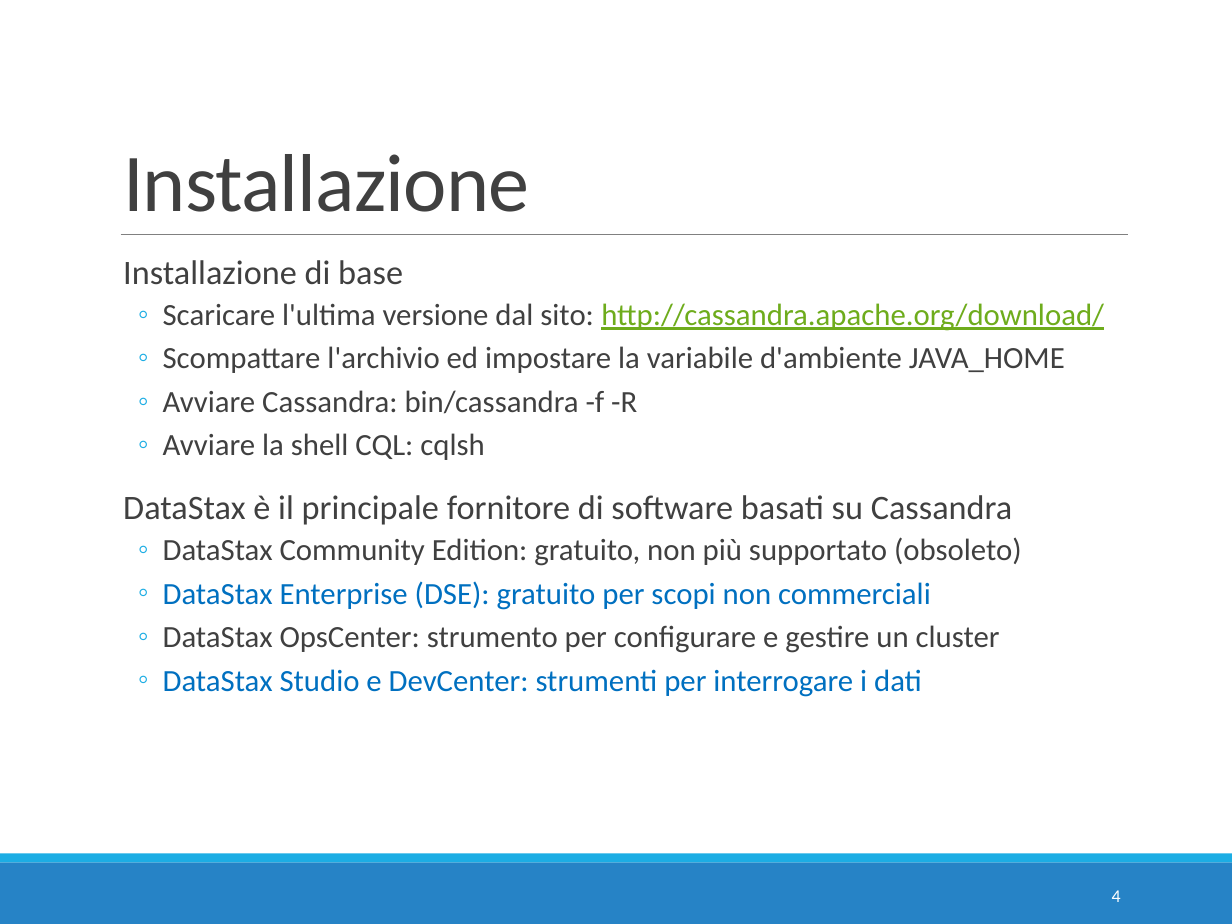
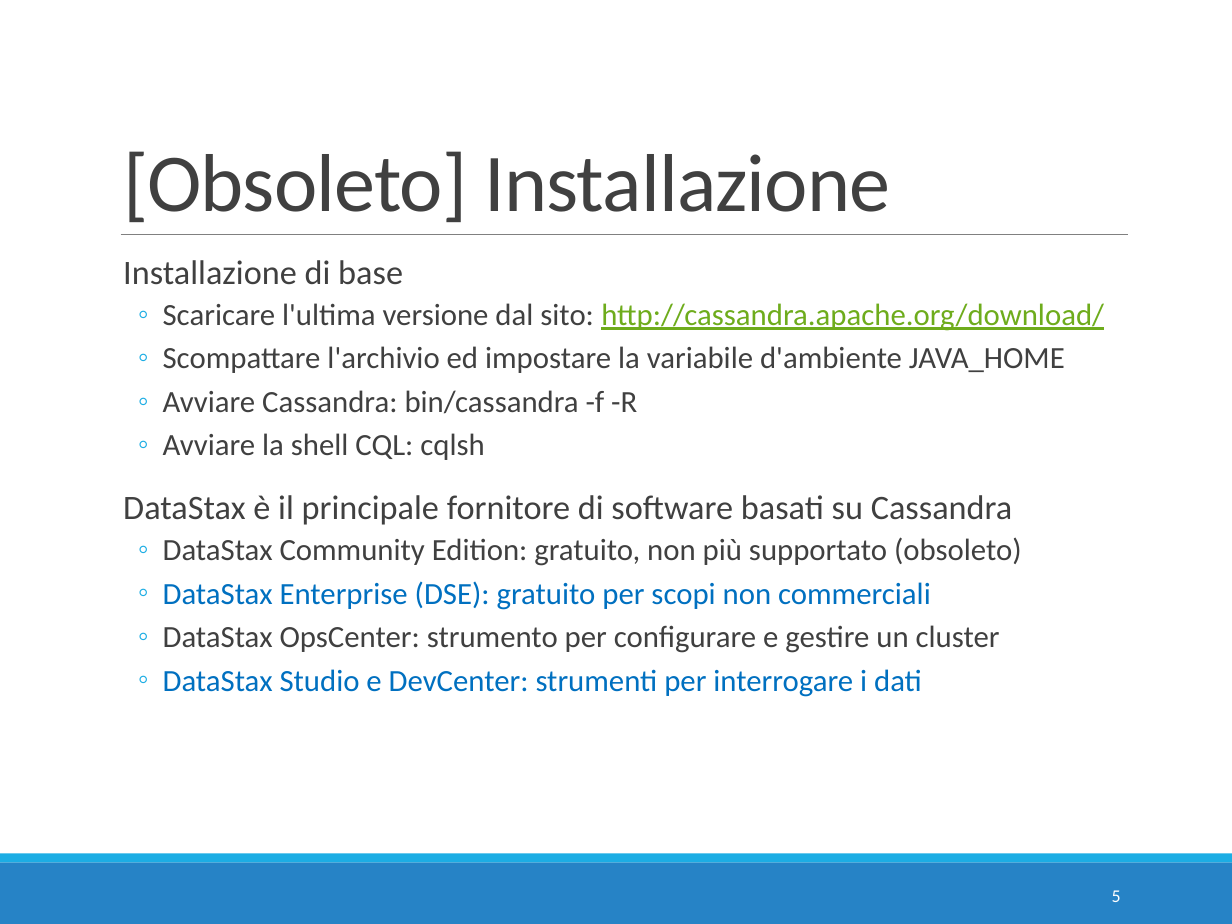
Before and after one commit to w4bo/teaching-nosql, a slide deck: slide 5 of slides/02 - E2 - Cassandra Intro.pptx (slide 4 before the commit). Drawn at 1232x924 pixels with LibreOffice and Linux fonts; fonts in the diff are those of the drawing. Boxes give left, top, right and bottom in pixels: in the first picture for what was removed or moved away, otherwise in the second. Text is boxed around its words. In the diff, an @@ line names an element or a change of style, - is before the commit and + after.

```diff
--- a/slides/02 - E2 - Cassandra Intro.pptx
+++ b/slides/02 - E2 - Cassandra Intro.pptx
@@ title at <box>123,151,890,222</box>: text changed @@
-Installazione
+[Obsoleto] Installazione
@@ page number at <box>1112,890,1121,902</box>: text changed @@
-4
+5
```
Also in this commit, not shown: 3 other slides changed, 1 slide added.
